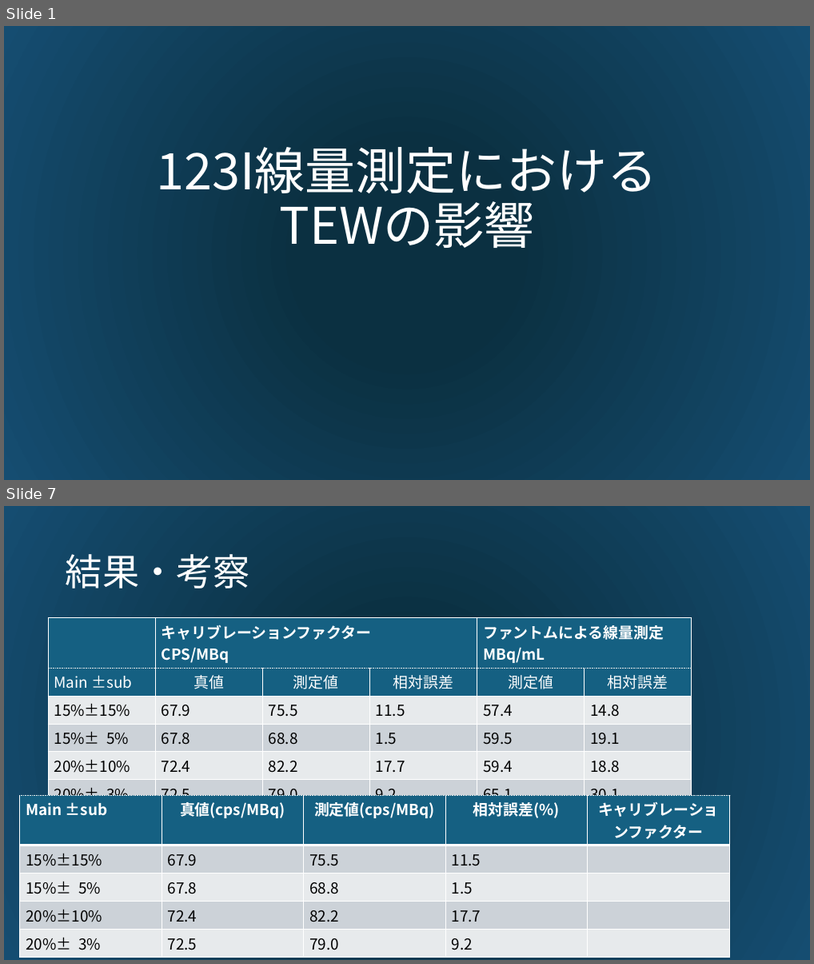
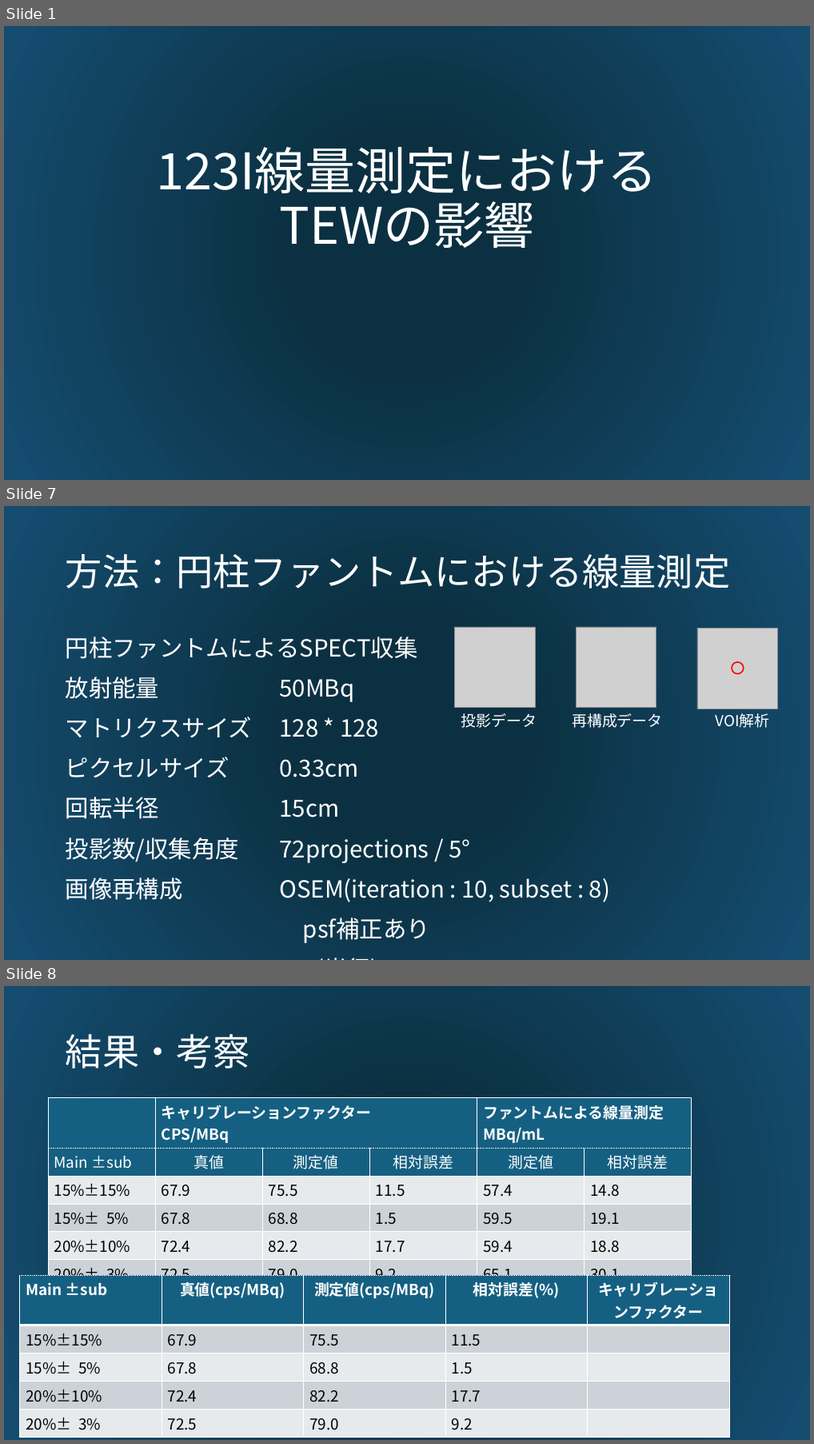
Before and after one commit to hhonda5427/simind_study, a slide deck: 123I線量測定におけるTEWの影響.pptx. Shown one above the other, each under a label of ours: slides 1 and 7 before the commit, slides 1, 7 and 8 after it; the slides between them are not shown. The pictures are 814x964 and 814x1444 pixels, drawn with LibreOffice and Linux fonts; fonts in the diff are those of the drawing; grey boxes stand for pictures. Boxes give left, top, right and bottom in pixels: in the first picture for what was removed or moved away, otherwise in the second. Text is boxed around its words. In the diff, an @@ line names an element or a change of style, - is before the commit and + after.

```diff
--- a/123I線量測定におけるTEWの影響.pptx
+++ b/123I線量測定におけるTEWの影響.pptx
@@ slide 7 added at (4, 506, 810, 960), background gradient #0B3041 to #154D71 @@
@@ title added at (66, 554, 730, 588), 44 pt, text #FFFFFF @@
+方法：円柱ファントムにおける線量測定
@@ table added at (60, 627, 678, 946), 9 rows, 2 columns @@
+円柱ファントムによるSPECT収集 | 
+放射能量 | 50MBq
+マトリクスサイズ | 128 * 128
+ピクセルサイズ | 0.33cm
+回転半径 | 15cm
+投影数/収集角度 | 72projections / 5°
+画像再構成 | OSEM(iteration : 10, subset : 8)
+ | psf補正あり
+VOI | 3㎝(半径)
@@ picture added at (454, 627, 535, 708) @@
@@ picture added at (576, 627, 657, 708) @@
@@ picture added at (698, 628, 778, 708) @@
@@ ellipse added at (732, 662, 745, 674), outline #FF0000 1.5 pt @@
@@ text added at (462, 713, 537, 728), 18 pt, text #FFFFFF @@
+投影データ
@@ text added at (572, 713, 662, 728), 18 pt, text #FFFFFF @@
+再構成データ
@@ text added at (716, 713, 770, 728), 18 pt, text #FFFFFF @@
+VOI解析
@@ what was slide 7 is now slide 8 @@
```
Also in this commit, not shown: 4 slides changed, 1 other slide added, 1 slide removed, 2 other files.
